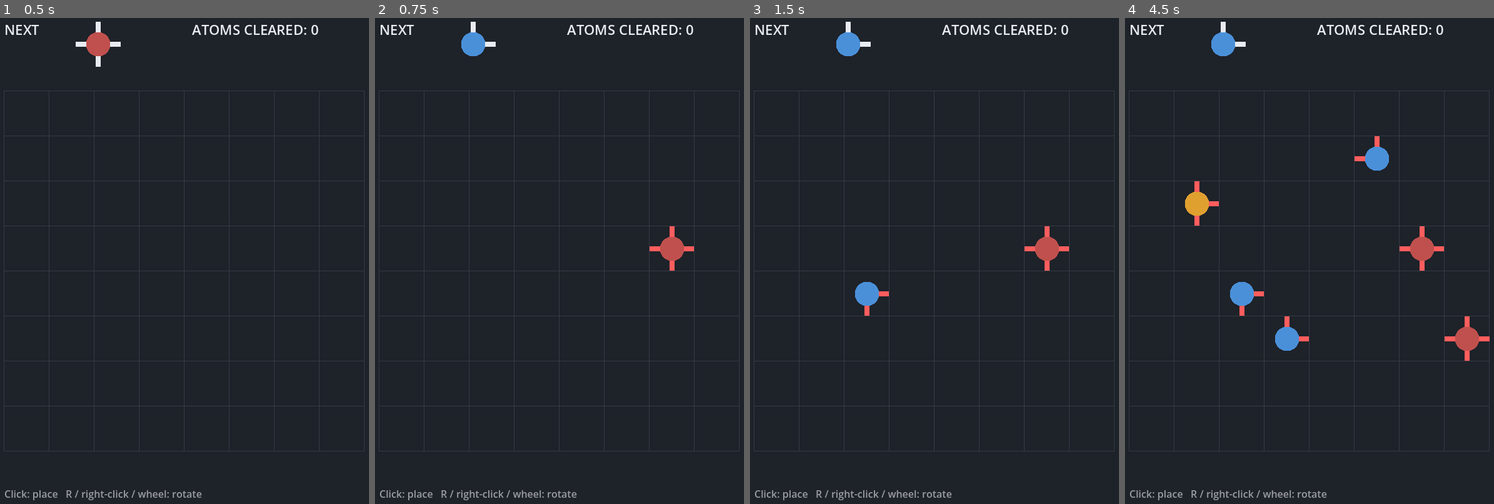
Above: before the commit, frames 1-4 (left to right).
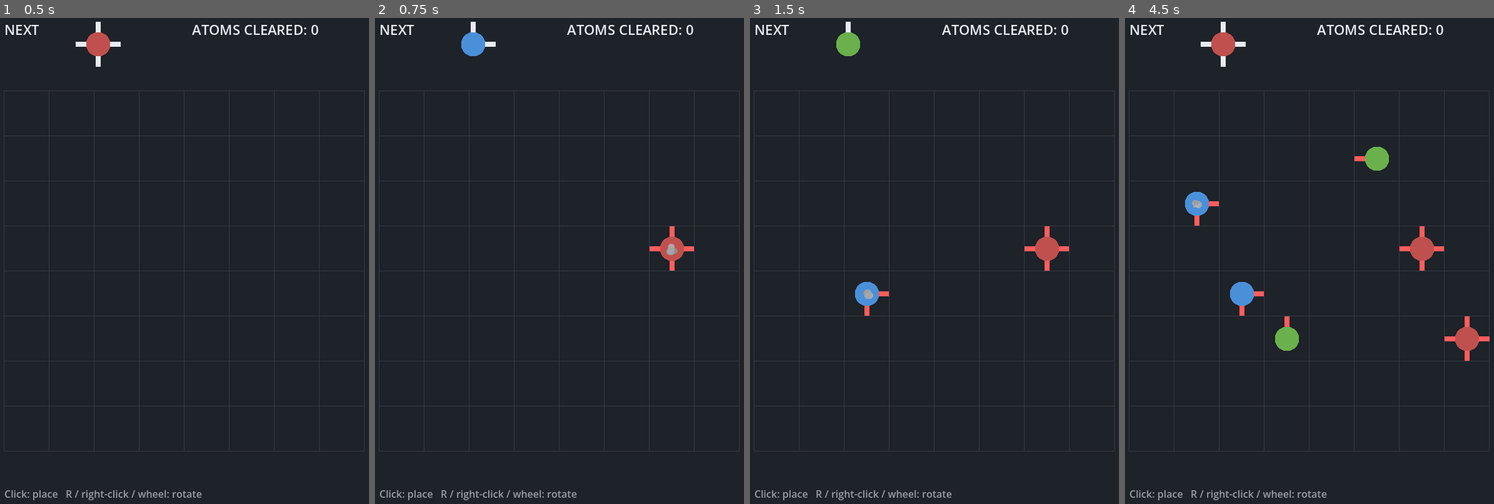
Above: after the commit, the same moments.

Repository: Olesch/Molecules-Godot
Game: Godot game, scene res://main.tscn
Same seed, same stepped clock (60 frames per second), same inputs: the game is played once before the commit and once after it.
Inputs (mouse positions are in pixels of both pictures, inside the frame that each line leads up to):
- Up to frame 1 (0.5 s): no input
- Up to frame 2 (0.75 s): tap Enter at 0.5 s; move the mouse to (659, 236) at 0.52 s; tap R at 0.6 s; click (659, 236) at 0.67 s
- Up to frame 3 (1.5 s): tap Space at 0.77 s; move the mouse to (845, 285) at 1.27 s; tap Enter at 1.35 s; click (845, 285) at 1.42 s
- Up to frame 4 (4.5 s): tap Space at 1.52, 2, 3.02, 3.5, 3.77 s; move the mouse to (1353, 149) at 2.02 s; tap R at 2.1, 3.6 s; click (1353, 149) at 2.17 s; tap Enter at 2.75, 2.85, 4.25, 4.35 s; move the mouse to (1287, 358) at 2.77 s; click (1287, 358) at 2.92 s; move the mouse to (1446, 333) at 3.52 s; click (1446, 333) at 3.67 s; move the mouse to (1172, 183) at 4.27 s; click (1172, 183) at 4.42 s

Frame 1 is identical in both runs. In frame 2, less than 0.1% of the frame differs, in the area x 78-83%, y 46-49%; in frame 3, 0.3%; in frame 4, 1.2%, in the area x 16-72%, y 2-69%.

Commit message:
Add procedural sound effects, particles, screenshake and popups
Co-Authored-By: Claude Sonnet 5.5 <noreply@anthropic.com>

Diff:
--- a/new-game-project/scripts/board.gd
+++ b/new-game-project/scripts/board.gd
@@ -6,6 +6,8 @@
 var width: int
 var height: int
 var _cells: Array[int] = []
+## Masks of the atoms removed by the last place() call, parallel to its returned cells.
+var last_cleared_masks: Array[int] = []
 
 
 func _init(w: int, h: int) -> void:
@@ -47,12 +49,14 @@
 ## Returns an empty array without changing anything if the cell is not free.
 func place(p: Vector2i, mask: int) -> Array[Vector2i]:
 	var cleared: Array[Vector2i] = []
+	last_cleared_masks.clear()
 	if mask <= 0 or mask > 15 or not is_empty(p):
 		return cleared
 	_cells[p.y * width + p.x] = mask
 	var group := molecule_at(p)
 	if is_closed(group):
 		for c in group:
+			last_cleared_masks.append(get_atom(c))
 			_cells[c.y * width + c.x] = 0
 		return group
 	return cleared
--- a/new-game-project/scripts/main.gd
+++ b/new-game-project/scripts/main.gd
@@ -17,6 +17,10 @@
 const STUB_OK := Color("e8ecf1")
 const STUB_OPEN := Color("ff5d5d")
 
+const SFX_NAMES: Array[String] = ["place", "rotate", "clear", "lose", "invalid"]
+const SHAKE_MAX := 22.0
+const POP_TIME := 0.18
+
 var _board: Board
 var _rng := RandomNumberGenerator.new()
 var _next_mask := 0
@@ -24,9 +28,23 @@
 var _game_over := false
 var _hover := Vector2i(-1, -1)
 
+# Juice: particles and rings share one list; popups are floating score text.
+var _fx: Array[Dictionary] = []
+var _popups: Array[Dictionary] = []
+var _pop_age := {} # Vector2i -> seconds since the atom was placed
+var _trauma := 0.0
+var _sfx := {}
+
 
 func _ready() -> void:
 	_rng.randomize()
+	for sfx_name in SFX_NAMES:
+		var path := "res://assets/sfx/%s.wav" % sfx_name
+		if ResourceLoader.exists(path):
+			var player := AudioStreamPlayer.new()
+			player.stream = load(path)
+			add_child(player)
+			_sfx[sfx_name] = player
 	_new_game()
 
 
@@ -35,7 +53,17 @@
 	_score = 0
 	_game_over = false
 	_next_mask = Atoms.random_shape(_rng)
+	_fx.clear()
+	_popups.clear()
+	_pop_age.clear()
 	queue_redraw()
+
+
+func _play(sfx_name: String, pitch := 1.0, jitter := 0.0) -> void:
+	if _sfx.has(sfx_name):
+		var player: AudioStreamPlayer = _sfx[sfx_name]
+		player.pitch_scale = pitch + _rng.randf_range(-jitter, jitter)
+		player.play()
 
 
 func _origin() -> Vector2:
@@ -44,7 +72,7 @@
 
 
 func _cell_at(pos: Vector2) -> Vector2i:
-	var rel := pos - _origin()
+	var rel := pos - position - _origin()
 	return Vector2i(floori(rel.x / CELL), floori(rel.y / CELL))
 
 
@@ -80,6 +108,7 @@
 	var times := 1 if clockwise else 3
 	for i in times:
 		_next_mask = Atoms.rotate_cw(_next_mask)
+	_play("rotate", 1.0, 0.04)
 	queue_redraw()
 
 
@@ -87,19 +116,97 @@
 	if _game_over:
 		_new_game()
 		return
+	if not _board.in_bounds(p):
+		return
 	if not _board.is_empty(p):
+		_play("invalid")
+		_trauma = minf(1.0, _trauma + 0.12)
 		return
 	var cleared := _board.place(p, _next_mask)
 	_score += cleared.size()
 	_next_mask = Atoms.random_shape(_rng)
-	if cleared.is_empty() and _board.is_full():
-		_game_over = true
+	if cleared.is_empty():
+		_pop_age[p] = 0.0
+		_play("place", 1.0, 0.05)
+		_trauma = minf(1.0, _trauma + 0.08)
+		_burst(_cell_center(p), STUB_OK.darkened(0.4), 6, 90.0)
+		if _board.is_full():
+			_lose()
+	else:
+		_celebrate(cleared)
 	queue_redraw()
+
+
+func _celebrate(cleared: Array[Vector2i]) -> void:
+	var sum := Vector2.ZERO
+	for i in cleared.size():
+		var center := _cell_center(cleared[i])
+		sum += center
+		var body := COLORS[Atoms.connection_count(_board.last_cleared_masks[i]) - 1]
+		_burst(center, body, 14, 300.0)
+		_fx.append({"kind": 1, "pos": center, "age": 0.0, "life": 0.4, "color": body, "size": 0.0, "vel": Vector2.ZERO})
+	_popups.append({"pos": sum / cleared.size(), "age": 0.0, "text": "+%d" % cleared.size()})
+	_play("clear", clampf(0.9 + 0.06 * (cleared.size() - 2), 0.8, 1.5))
+	_trauma = minf(1.0, _trauma + 0.25 + 0.06 * cleared.size())
+
+
+func _lose() -> void:
+	_game_over = true
+	_play("lose")
+	_trauma = 1.0
+	for i in 40:
+		var cell := Vector2i(_rng.randi_range(0, BOARD_W - 1), _rng.randi_range(0, BOARD_H - 1))
+		_burst(_cell_center(cell), STUB_OPEN, 2, 260.0)
+
+
+## Spawns count dots flying outward from pos.
+func _burst(pos: Vector2, color: Color, count: int, speed: float) -> void:
+	for i in count:
+		var dir := Vector2.from_angle(_rng.randf() * TAU)
+		_fx.append({
+			"kind": 0,
+			"pos": pos,
+			"vel": dir * speed * _rng.randf_range(0.35, 1.0),
+			"age": 0.0,
+			"life": _rng.randf_range(0.35, 0.8),
+			"size": _rng.randf_range(3.0, 6.5),
+			"color": color.lightened(_rng.randf_range(0.0, 0.35)),
+		})
+
+
+func _process(delta: float) -> void:
+	_trauma = maxf(0.0, _trauma - delta * 1.6)
+	if _trauma > 0.0:
+		position = Vector2(_rng.randf_range(-1.0, 1.0), _rng.randf_range(-1.0, 1.0)) * SHAKE_MAX * _trauma * _trauma
+	else:
+		position = Vector2.ZERO
+
+	for i in range(_fx.size() - 1, -1, -1):
+		var f := _fx[i]
+		f.age += delta
+		if f.age >= f.life:
+			_fx.remove_at(i)
+			continue
+		var vel: Vector2 = f.vel
+		vel = vel * maxf(0.0, 1.0 - 3.0 * delta) + Vector2(0.0, 380.0) * delta
+		f.vel = vel
+		f.pos += vel * delta
+	for i in range(_popups.size() - 1, -1, -1):
+		_popups[i].age += delta
+		if _popups[i].age >= 0.9:
+			_popups.remove_at(i)
+	for cell in _pop_age.keys():
+		_pop_age[cell] += delta
+		if _pop_age[cell] >= POP_TIME:
+			_pop_age.erase(cell)
+
+	if not (_fx.is_empty() and _popups.is_empty() and _pop_age.is_empty()) or _trauma > 0.0 or position != Vector2.ZERO:
+		queue_redraw()
 
 
 func _draw() -> void:
 	var size := get_viewport_rect().size
-	draw_rect(Rect2(Vector2.ZERO, size), BG_COLOR)
+	draw_rect(Rect2(Vector2(-40, -40), size + Vector2(80, 80)), BG_COLOR)
 	var font := ThemeDB.fallback_font
 
 	# Grid and atoms.
@@ -111,11 +218,13 @@
 			draw_rect(rect, GRID_COLOR, false, 1.0)
 			var mask := _board.get_atom(p)
 			if mask != 0:
-				_draw_atom(_cell_center(p), mask, 1.0, p)
+				_draw_atom(_cell_center(p), mask, 1.0, p, _pop_scale(p))
 
 	# Hover preview.
 	if not _game_over and _board.is_empty(_hover):
 		_draw_atom(_cell_center(_hover), _next_mask, 0.45, Vector2i(-1, -1))
+
+	_draw_fx(font)
 
 	# Header: next atom and score.
 	draw_string(font, Vector2(origin.x, 40), "NEXT", HORIZONTAL_ALIGNMENT_LEFT, -1, 22, STUB_OK)
@@ -124,21 +233,45 @@
 	draw_string(font, Vector2(origin.x, size.y - 20), "Click: place   R / right-click / wheel: rotate", HORIZONTAL_ALIGNMENT_LEFT, -1, 16, GRID_COLOR.lightened(0.5))
 
 	if _game_over:
-		draw_rect(Rect2(Vector2.ZERO, size), Color(0, 0, 0, 0.6))
+		draw_rect(Rect2(Vector2(-40, -40), size + Vector2(80, 80)), Color(0, 0, 0, 0.6))
 		draw_string(font, Vector2(0, size.y / 2.0 - 10), "BOARD FULL - YOU LOSE", HORIZONTAL_ALIGNMENT_CENTER, size.x, 40, STUB_OPEN)
 		draw_string(font, Vector2(0, size.y / 2.0 + 30), "Click or press Enter to restart", HORIZONTAL_ALIGNMENT_CENTER, size.x, 22, STUB_OK)
 
 
 ## cell is the board cell used to tell open from bonded stubs; pass (-1,-1) to draw all stubs neutral.
-func _draw_atom(center: Vector2, mask: int, alpha: float, cell: Vector2i) -> void:
+func _pop_scale(p: Vector2i) -> float:
+	if not _pop_age.has(p):
+		return 1.0
+	var x: float = _pop_age[p] / POP_TIME - 1.0
+	return 0.3 + 0.7 * (1.0 + 2.70158 * x * x * x + 1.70158 * x * x)
+
+
+func _draw_fx(font: Font) -> void:
+	for f in _fx:
+		var k: float = f.age / f.life
+		var col: Color = f.color
+		col.a = 1.0 - k
+		if f.kind == 0:
+			draw_circle(f.pos, f.size * (1.0 - 0.6 * k), col)
+		else:
+			draw_arc(f.pos, lerpf(CELL * 0.2, CELL * 0.95, k), 0.0, TAU, 32, col, 6.0 * (1.0 - k) + 1.0)
+	for pop in _popups:
+		var k: float = pop.age / 0.9
+		var col := Color("ffe27a")
+		col.a = 1.0 - k * k
+		var at: Vector2 = pop.pos + Vector2(-40, -30 - 50 * k)
+		draw_string(font, at, pop.text, HORIZONTAL_ALIGNMENT_CENTER, 80, 34, col)
+
+
+func _draw_atom(center: Vector2, mask: int, alpha: float, cell: Vector2i, scale := 1.0) -> void:
 	var on_board := _board.in_bounds(cell)
 	for dir in 4:
 		if mask & (1 << dir):
 			var open := on_board and not _board.is_bonded(cell, dir)
 			var col := STUB_OPEN if open else STUB_OK
 			col.a = alpha
-			var tip := center + Vector2(Atoms.OFFSETS[dir]) * (CELL * 0.5)
-			draw_line(center, tip, col, 8.0)
+			var tip := center + Vector2(Atoms.OFFSETS[dir]) * (CELL * 0.5 * scale)
+			draw_line(center, tip, col, 8.0 * scale)
 	var body := COLORS[Atoms.connection_count(mask) - 1]
 	body.a = alpha
-	draw_circle(center, CELL * 0.27, body)
+	draw_circle(center, CELL * 0.27 * scale, body)
Not shown, added: new-game-project/assets/sfx/clear.wav.import
Not shown, added: new-game-project/assets/sfx/invalid.wav.import
Not shown, added: new-game-project/assets/sfx/lose.wav.import
Not shown, added: new-game-project/assets/sfx/place.wav.import
Not shown, added: new-game-project/assets/sfx/rotate.wav.import
Not shown, added: new-game-project/scripts/main.gd.uid
Not shown, added: new-game-project/tests/test_board_extra.gd.uid
Not shown, added: new-game-project/assets/sfx/clear.wav
Not shown, added: new-game-project/assets/sfx/invalid.wav
Not shown, added: new-game-project/assets/sfx/lose.wav
Not shown, added: new-game-project/assets/sfx/place.wav
Not shown, added: new-game-project/assets/sfx/rotate.wav
(and 1 more such lines)
